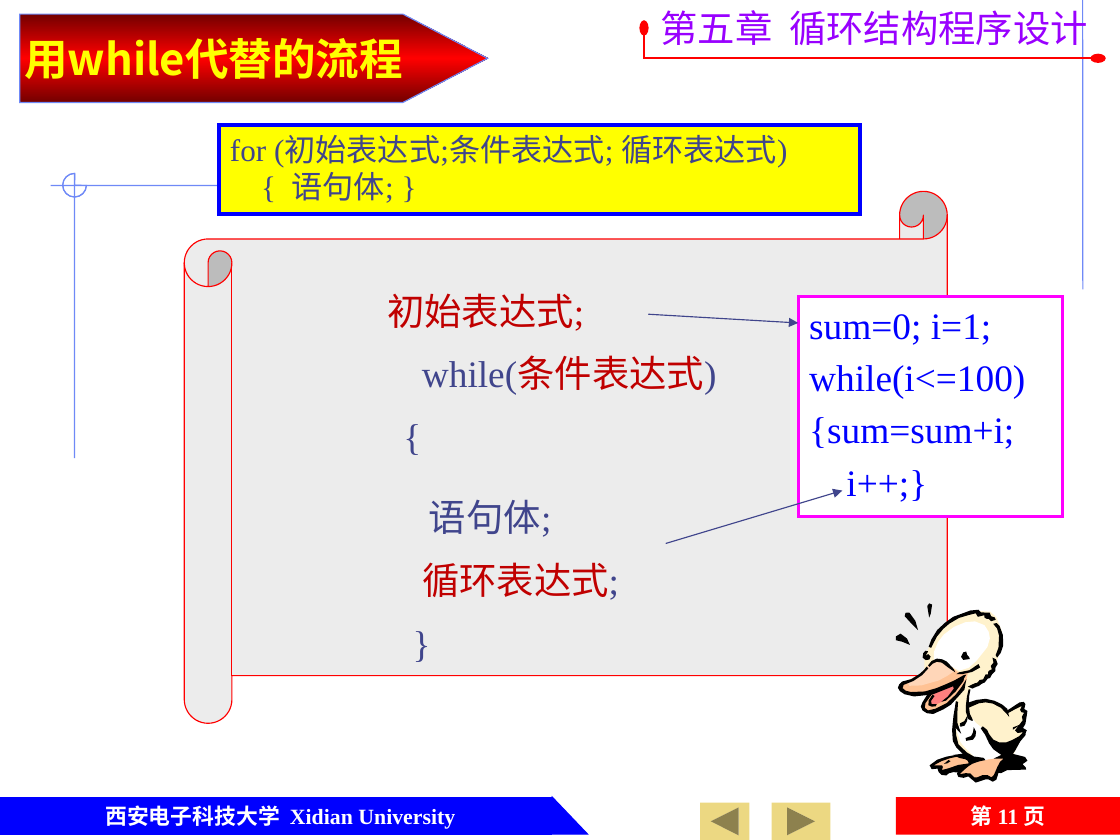
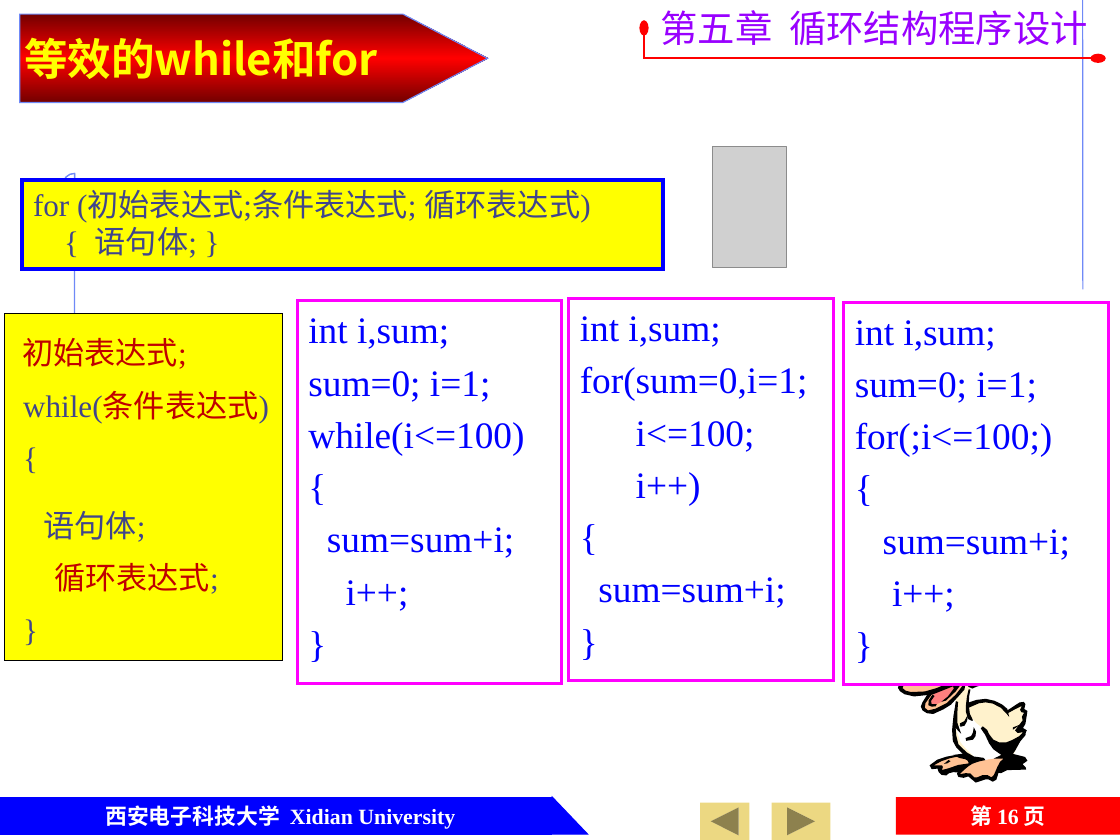
Before and after one commit to jtrfid/C-Repositories, a slide deck: slide 16 of 2016/C语言/课件/第5章 循环结构程序设计.pptx (slide 11 before the commit). Drawn at 1120x840 pixels with LibreOffice and Linux fonts; fonts in the diff are those of the drawing; grey boxes stand for pictures; background and template pictures are left out. Boxes give left, top, right and bottom in pixels: in the first picture for what was removed or moved away, otherwise in the second. Text is boxed around its words. In the diff, an @@ line names an element or a change of style, - is before the commit and + after.

```diff
--- a/2016/C语言/课件/第5章 循环结构程序设计.pptx
+++ b/2016/C语言/课件/第5章 循环结构程序设计.pptx
@@ text at bbox=[24, 31, 377, 86]: text changed @@
-用while代替的流程
+等效的while和for
@@ picture added at bbox=[712, 147, 786, 268] @@
@@ rectangle "for (初始表达式;条件表达式; 循环表达式)": place and size @@
-rectangle "for (初始表达式;条件表达式; 循环表达式)" at bbox=[218, 124, 859, 214]
+rectangle "for (初始表达式;条件表达式; 循环表达式)" at bbox=[22, 179, 663, 269]
@@ line removed from (269, 186) to (50, 186) @@
@@ horizontal scroll removed at bbox=[185, 192, 948, 724] @@
@@ rectangle added at bbox=[569, 299, 833, 681], fill #FFFFFF, outline #FF00FF 2 pt, 24 pt, text #0000FF @@
+int i,sum;
+for(sum=0,i=1;
+i<=100;
+i++)
+{
+sum=sum+i;
+}
@@ rectangle "初始表达式; while(条件表达式) {": place and size @@
-rectangle "初始表达式; while(条件表达式) {" at bbox=[387, 293, 717, 600]
+rectangle "初始表达式; while(条件表达式) {" at bbox=[4, 314, 282, 661]
@@ rectangle "初始表达式; while(条件表达式) {" at bbox=[4, 314, 282, 661]: size 24 to 20 pt; less space between paragraphs; fill none to #FFFF00; outline none to #000000 0.75 pt @@
@@ rectangle "int i,sum;": place and size @@
-rectangle "int i,sum;" at bbox=[799, 297, 1063, 517]
+rectangle "int i,sum;" at bbox=[297, 301, 561, 683]
@@ text in rectangle at bbox=[308, 318, 449, 349]: paragraph added @@
+int i,sum;
@@ arrow removed from (648, 315) to (799, 323) @@
@@ rectangle added at bbox=[843, 302, 1108, 684], fill #FFFFFF, outline #FF00FF 2 pt, 24 pt, text #0000FF @@
+int i,sum;
+sum=0; i=1;
+for(;i<=100;)
+{
+sum=sum+i;
+i++;
+}
@@ arrow removed from (665, 543) to (842, 491) @@
@@ text in rectangle at bbox=[327, 527, 514, 611]: text changed @@
-{sum=sum+i;
-i++;}
+{
+sum=sum+i;
+i++;
+}
@@ group removed at bbox=[896, 604, 1004, 674]: 10 freeform shapes @@
@@ page number at bbox=[970, 805, 1046, 826]: text changed @@
-第 11 页
+第 16 页
```
Also in this commit, not shown: 7 other slides changed, 8 slides added, 4 other files.
